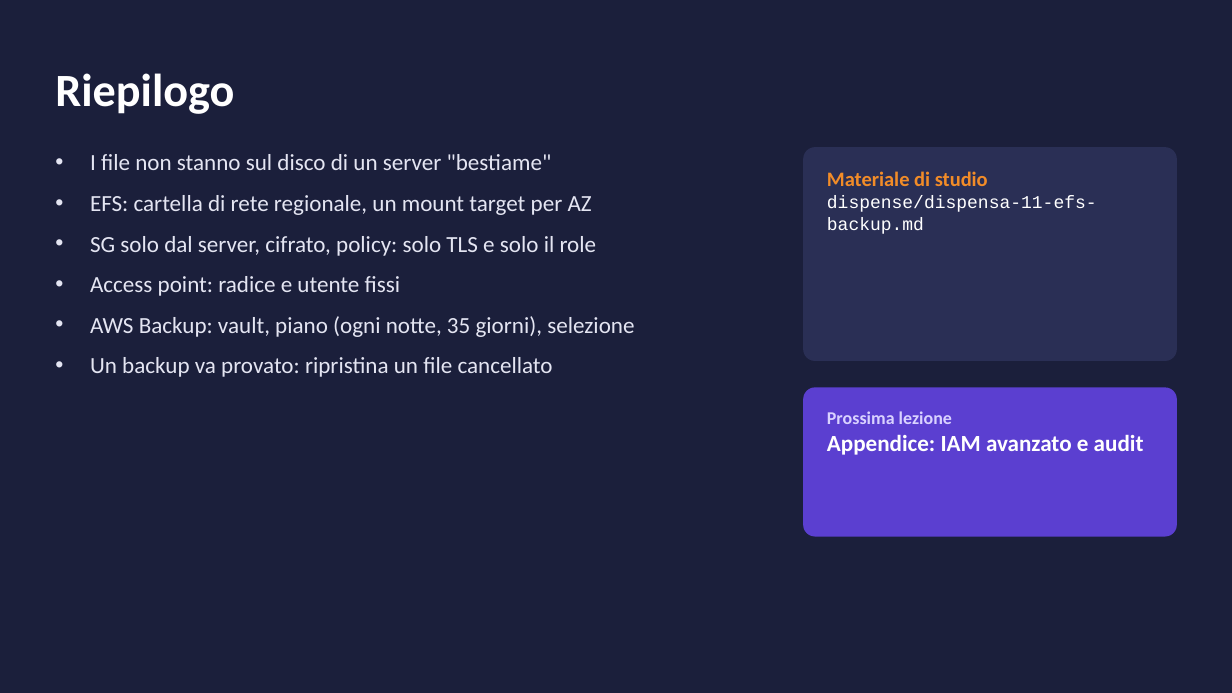
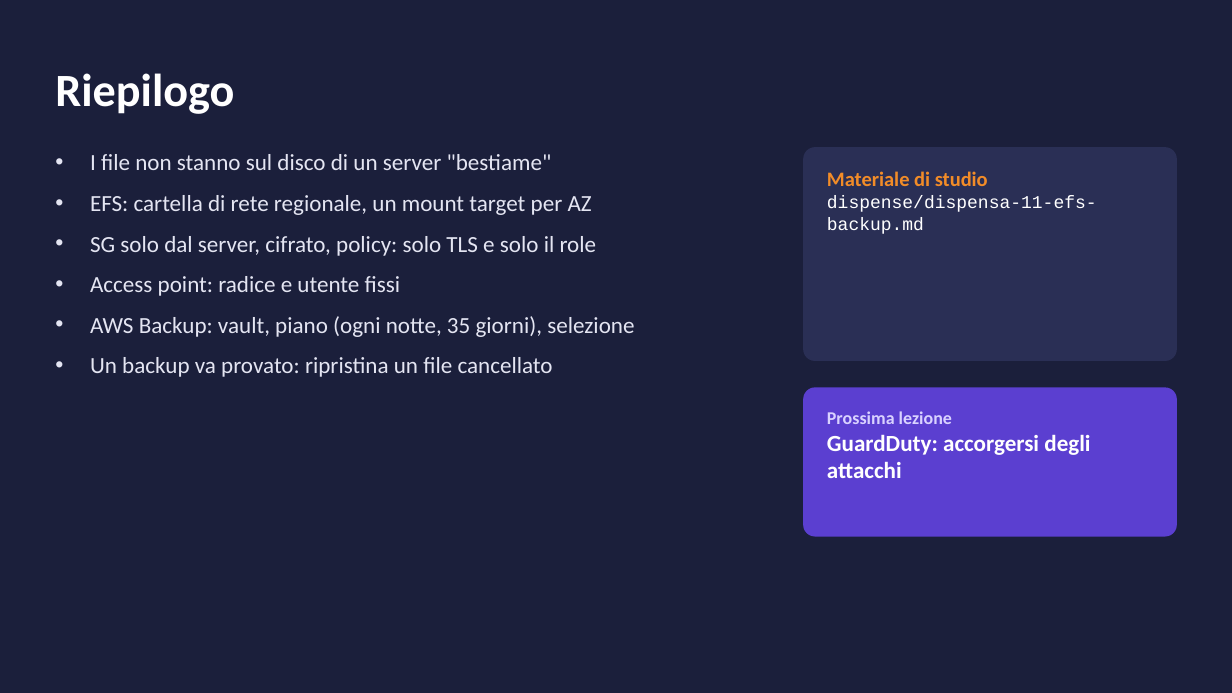
Before and after one commit to cereZ23/aws, a slide deck: slide 11 of slide/slide-11-efs-backup.pptx. Drawn at 1232x693 pixels with LibreOffice and Linux fonts; fonts in the diff are those of the drawing. Boxes give left, top, right and bottom in pixels: in the first picture for what was removed or moved away, otherwise in the second. Text is boxed around its words. In the diff, an @@ line names an element or a change of style, - is before the commit and + after.

Commit message:
Lezione 12: GuardDuty, accorgersi degli attacchi (dispensa e slide)

```diff
--- a/slide/slide-11-efs-backup.pptx
+++ b/slide/slide-11-efs-backup.pptx
@@ text at (827, 435, 1090, 478): text changed @@
-Appendice: IAM avanzato e audit
+GuardDuty: accorgersi degli attacchi
```
Also in this commit, not shown: 4 other files.
